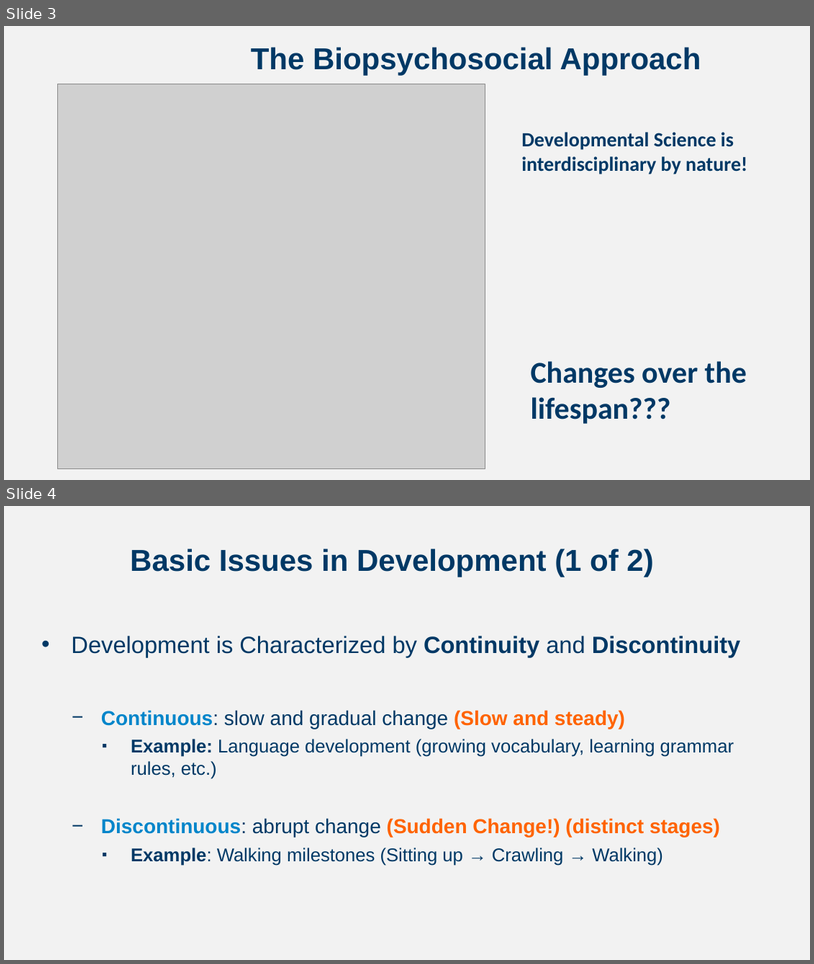
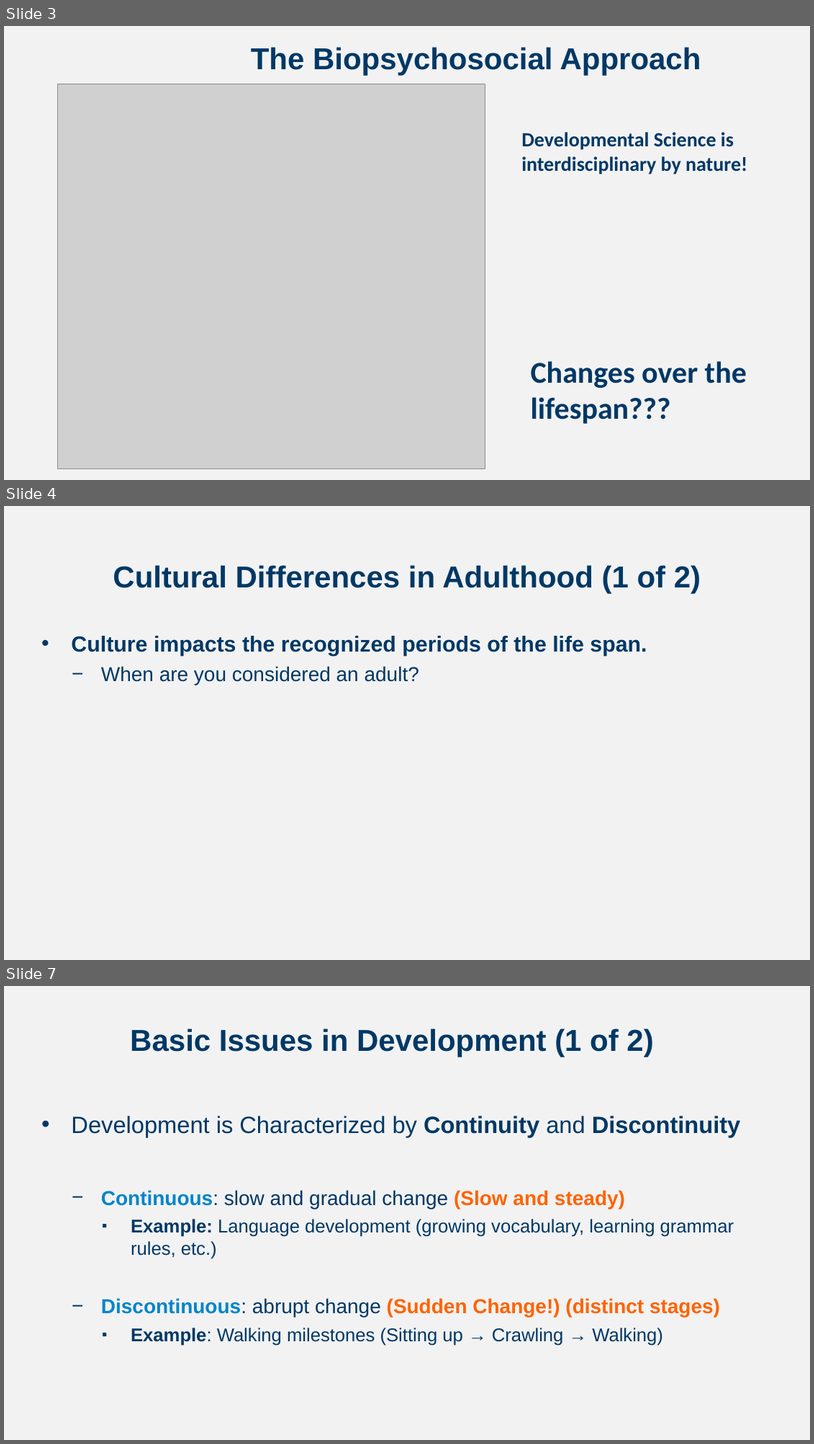
Before and after one commit to npm27/Teaching-Materials, a slide deck: Developmental Fall 24/Slides/Chapter 1.pptx. Shown one above the other, each under a label of ours: slides 3 and 4 before the commit, slides 3, 4 and 7 after it; the slides between them are not shown. The pictures are 814x964 and 814x1444 pixels, drawn with LibreOffice and Linux fonts; fonts in the diff are those of the drawing; grey boxes stand for pictures. Boxes give left, top, right and bottom in pixels: in the first picture for what was removed or moved away, otherwise in the second. Text is boxed around its words. In the diff, an @@ line names an element or a change of style, - is before the commit and + after.

```diff
--- a/Developmental Fall 24/Slides/Chapter 1.pptx
+++ b/Developmental Fall 24/Slides/Chapter 1.pptx
@@ slide 4 added at (4, 506, 810, 960), background #F2F2F2 @@
@@ title added at (113, 565, 701, 593), 36 pt, text #003865, bold @@
+Cultural Differences in Adulthood (1 of 2)
@@ text added at (71, 636, 647, 685), 26 pt, text #003865, bold @@
+• Culture impacts the recognized periods of the life span.
+  − When are you considered an adult?
@@ what was slide 4 is now slide 7 @@
```
Also in this commit, not shown: 5 other slides added, 7 other files.
